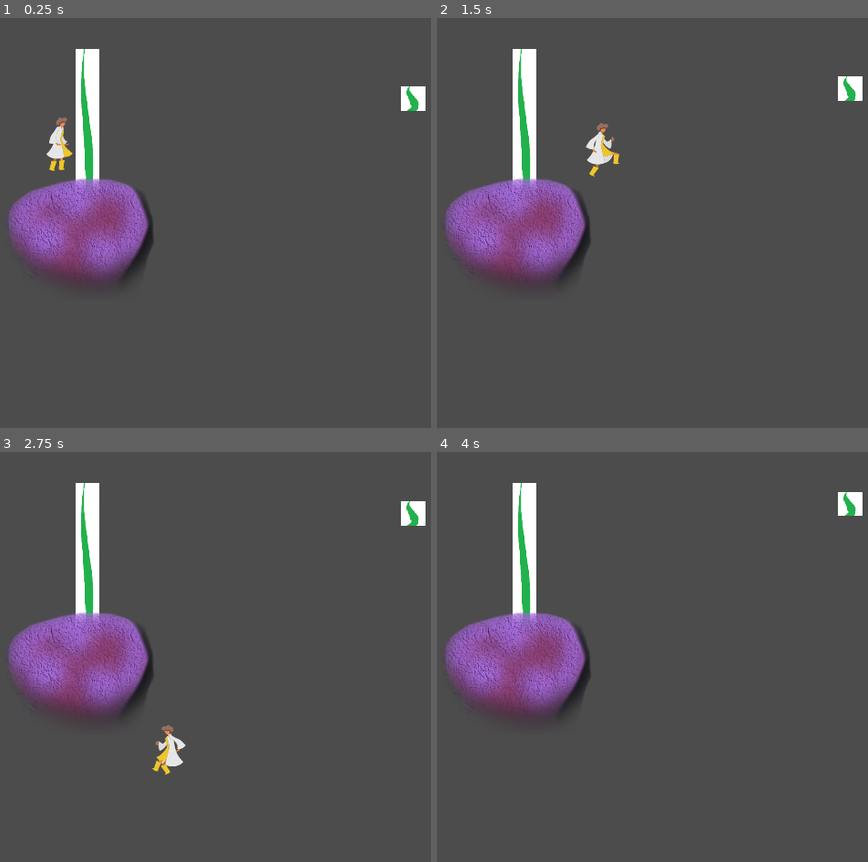
Above: before the commit, frames 1-4 (two rows, left to right).
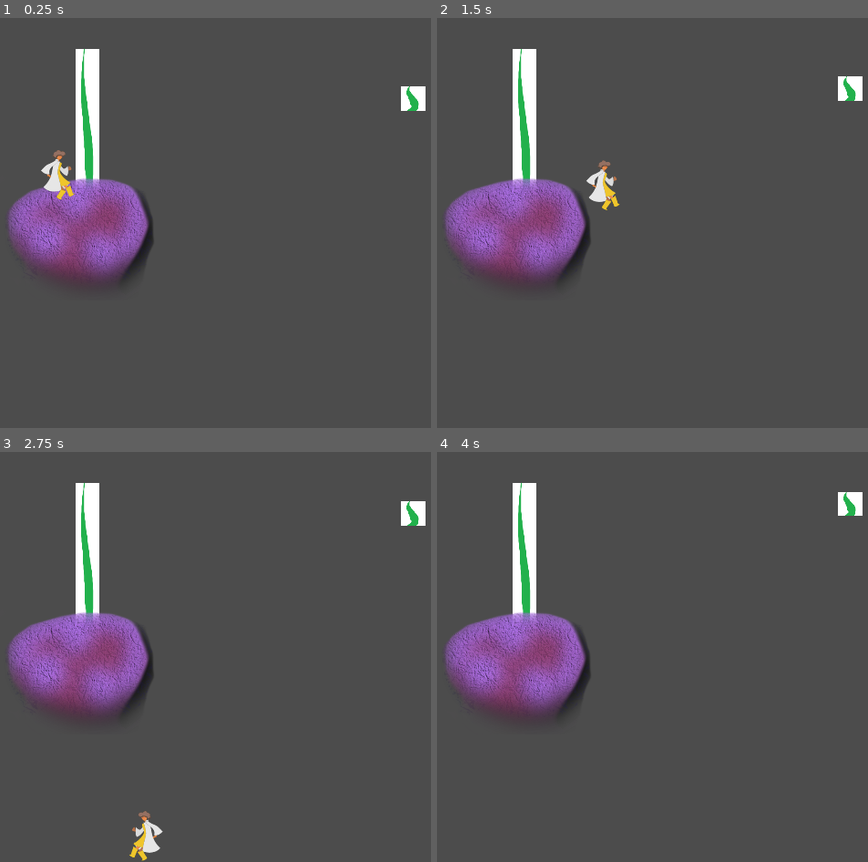
Above: after the commit, the same moments.

Repository: jasonmccollum/gmtk-jam-2020
Game: Godot game, scene res://Node2D.tscn
The game is run twice, just before and just after one commit, with the same random seed, the same clock (stepped at 60 frames per second) and the same inputs.
Inputs:
- Up to frame 1 (0.25 s): no input
- Up to frame 2 (1.5 s): tap Enter (ui_accept) at 0.5, 0.6, 0.77, 1.07, 1.35 s; hold Right (right) from 0.53 s (still down)
- Up to frame 3 (2.75 s): tap Enter (ui_accept) at 1.52, 1.82, 2.1 s; release Right (right) at 2.03 s; hold Left (left) from 2.03 s (still down)
- Up to frame 4 (4 s): release Left (left) at 2.78 s; hold Right (right) from 2.78 s (still down); tap Enter (ui_accept) at 2.85, 3.02, 3.32, 3.6, 3.77 s

The runs differ from the first frame. In frame 1, 0.7% of the frame differs, in the area x 9-18%, y 24-45%; in frame 2, 0.9%; in frame 3, 0.9%, in the area x 30-44%, y 66-100%; in frame 4, nothing differs.

Commit message:
Fix animation, jump

Diff:
--- a/KinematicBody2D.gd
+++ b/KinematicBody2D.gd
@@ -1,6 +1,8 @@
 extends KinematicBody2D
 
 export (int) var speed = 300
+
+const JumpC = "ui_accept"
 
 #Involuntary movement Variables
 var insanityLevel = 0
@@ -9,11 +11,14 @@
 var isInsane = false
 
 #Jump Variables
-export var fall_gravity_scale := 200.0
+export var fall_gravity_scale := 500.0
 export var low_jump_gravity_scale := 100.0
 export var jump_power := 15000.0
 var jump_released = false
+var jumpMeter = 0
+const maxJump = 50
 
+var canClimb = false
 var onLadder = false
 
 
@@ -79,23 +84,22 @@
 		velocity.x += 1
 		if on_floor == false:
 			$AnimatedSprite.play("Jump")
-		else:
-			$AnimatedSprite.play("Run")
 	if Input.is_action_pressed('left'):
 		velocity.x -= 1
 		get_node( "AnimatedSprite" ).set_flip_h( true )
 		if on_floor == false:
 			$AnimatedSprite.play("Jump")
-		else:
-			$AnimatedSprite.play("Run")
 
-	if Input.is_action_pressed('up') and onLadder:
+	if Input.is_action_pressed('up') and canClimb:
 		velocity.y -= 1
+		onLadder = true
 		#get_node( "AnimatedSprite" ).set_flip_h( true )
-	if Input.is_action_pressed('down') and onLadder:
+	if Input.is_action_pressed('down') and canClimb:
 		velocity.y += 1
 		#get_node( "AnimatedSprite" ).set_flip_h( true )
 
+	if(!canClimb):
+		onLadder = false
 
 	#back to idle animation if right and left arrows are released
 	if  Input.is_action_just_released('right'):
@@ -107,14 +111,18 @@
 
 
 	#Handle Jump
-	if Input.is_action_just_released("ui_accept"):
-		$AnimatedSprite.play("Jump")
-		jump_released = true
-
-
 
 	#General Velocity
 	velocity = velocity.normalized() * speed
+
+	if Input.is_action_pressed(JumpC):
+		if(is_on_floor() or onLadder):
+			jumpMeter = maxJump
+		if(jumpMeter > 0):
+			$AnimatedSprite.play("Jump")
+			jumpMeter -= delta*100
+			velocity.y += -1000
+			jump_released = true
 
 
 	#Applying gravity to player
@@ -122,10 +130,11 @@
 		velocity += Vector2.DOWN * earth_gravity * gravity_scale * delta
 
 	#Jump Physics
-	if velocity.y > 0: #Player is falling
+	if velocity.y > 0 and !is_on_floor(): #Player is falling
 		#Falling action is faster than jumping action | Like in mario
 		#On falling we apply a second gravity to the player
 		#We apply ((gravity_scale + fall_gravity_scale) * earth_gravity) gravity on the player
+		$AnimatedSprite.play("JumpDown")
 		velocity += Vector2.DOWN * earth_gravity * fall_gravity_scale * delta
 
 
@@ -141,10 +150,10 @@
 
 		if velocity.x == 0:
 			$AnimatedSprite.play("default")
+		else:
+			$AnimatedSprite.play("Run")
 
-		if Input.is_action_just_pressed("ui_accept"):
-			velocity = Vector2.UP * jump_power #Normal Jump action
-			$AnimatedSprite.play("Jump")
+		if Input.is_action_just_pressed(JumpC):
 			jump_released = false
 
 	velocity = move_and_slide(velocity, Vector2.UP)
--- a/Ladder.gd
+++ b/Ladder.gd
@@ -12,9 +12,9 @@
 
 func _on_Ladder_body_entered(body):
 	if(body.name == "Player"):
-		get_node("../Player").onLadder = true
+		get_node("../Player").canClimb = true
 
 
 func _on_Ladder_body_exited(body):
 	if(body.name == "Player"):
-		get_node("../Player").onLadder = false
+		get_node("../Player").canClimb = false
--- a/Node2D.tscn
+++ b/Node2D.tscn
@@ -17,37 +17,42 @@
 [ext_resource path="res://character_art/Nasrin_JumpFrame1.png" type="Texture" id=15]
 [ext_resource path="res://Ladder.gd" type="Script" id=16]
 
-[sub_resource type="RectangleShape2D" id=9]
+[sub_resource type="RectangleShape2D" id=1]
 extents = Vector2( 32.2402, 210.822 )
 
-[sub_resource type="RectangleShape2D" id=1]
+[sub_resource type="RectangleShape2D" id=2]
 extents = Vector2( 207.821, 93.9419 )
 
-[sub_resource type="AtlasTexture" id=2]
+[sub_resource type="AtlasTexture" id=3]
 flags = 4
 atlas = ExtResource( 10 )
 region = Rect2( 0, 0, 141, 148 )
 
-[sub_resource type="AtlasTexture" id=3]
+[sub_resource type="AtlasTexture" id=4]
 flags = 4
 atlas = ExtResource( 10 )
 region = Rect2( 141, 0, 141, 148 )
 
-[sub_resource type="AtlasTexture" id=4]
+[sub_resource type="AtlasTexture" id=5]
 flags = 4
 atlas = ExtResource( 10 )
 region = Rect2( 282, 0, 141, 148 )
 
-[sub_resource type="AtlasTexture" id=5]
+[sub_resource type="AtlasTexture" id=6]
 flags = 4
 atlas = ExtResource( 10 )
 region = Rect2( 0, 148, 141, 148 )
 
-[sub_resource type="SpriteFrames" id=6]
+[sub_resource type="SpriteFrames" id=7]
 animations = [ {
-"frames": [ SubResource( 2 ), SubResource( 3 ), SubResource( 4 ), SubResource( 5 ) ],
+"frames": [ SubResource( 3 ), SubResource( 4 ), SubResource( 5 ), SubResource( 6 ) ],
 "loop": true,
 "name": "default",
+"speed": 5.0
+}, {
+"frames": [ ExtResource( 15 ) ],
+"loop": true,
+"name": "Jump",
 "speed": 5.0
 }, {
 "frames": [ ExtResource( 5 ), ExtResource( 11 ), ExtResource( 12 ), ExtResource( 8 ), ExtResource( 6 ), ExtResource( 9 ), ExtResource( 7 ), ExtResource( 13 ) ],
@@ -55,16 +60,16 @@
 "name": "Run",
 "speed": 10.0
 }, {
-"frames": [ ExtResource( 15 ), ExtResource( 1 ) ],
+"frames": [ ExtResource( 1 ) ],
 "loop": true,
-"name": "Jump",
+"name": "JumpDown",
 "speed": 5.0
 } ]
 
-[sub_resource type="RectangleShape2D" id=7]
+[sub_resource type="RectangleShape2D" id=8]
 extents = Vector2( 38.7738, 79.7444 )
 
-[sub_resource type="RectangleShape2D" id=8]
+[sub_resource type="RectangleShape2D" id=9]
 extents = Vector2( 32.4024, 32.9845 )
 
 [node name="Node2D" type="Node2D"]
@@ -104,13 +109,14 @@
 
 [node name="AnimatedSprite" type="AnimatedSprite" parent="Player"]
 position = Vector2( -4.49799, 16.2753 )
-frames = SubResource( 6 )
-frame = 3
+frames = SubResource( 7 )
+animation = "Run"
+frame = 6
 playing = true
 
 [node name="CollisionShape2D" type="CollisionShape2D" parent="Player"]
 position = Vector2( -1.72083, 9.65733 )
-shape = SubResource( 7 )
+shape = SubResource( 8 )
 
 [node name="Tentacle1" type="KinematicBody2D" parent="."]
 position = Vector2( 1337.65, 216.013 )
Not shown: 3 places in Node2D.tscn that only renumber resources
